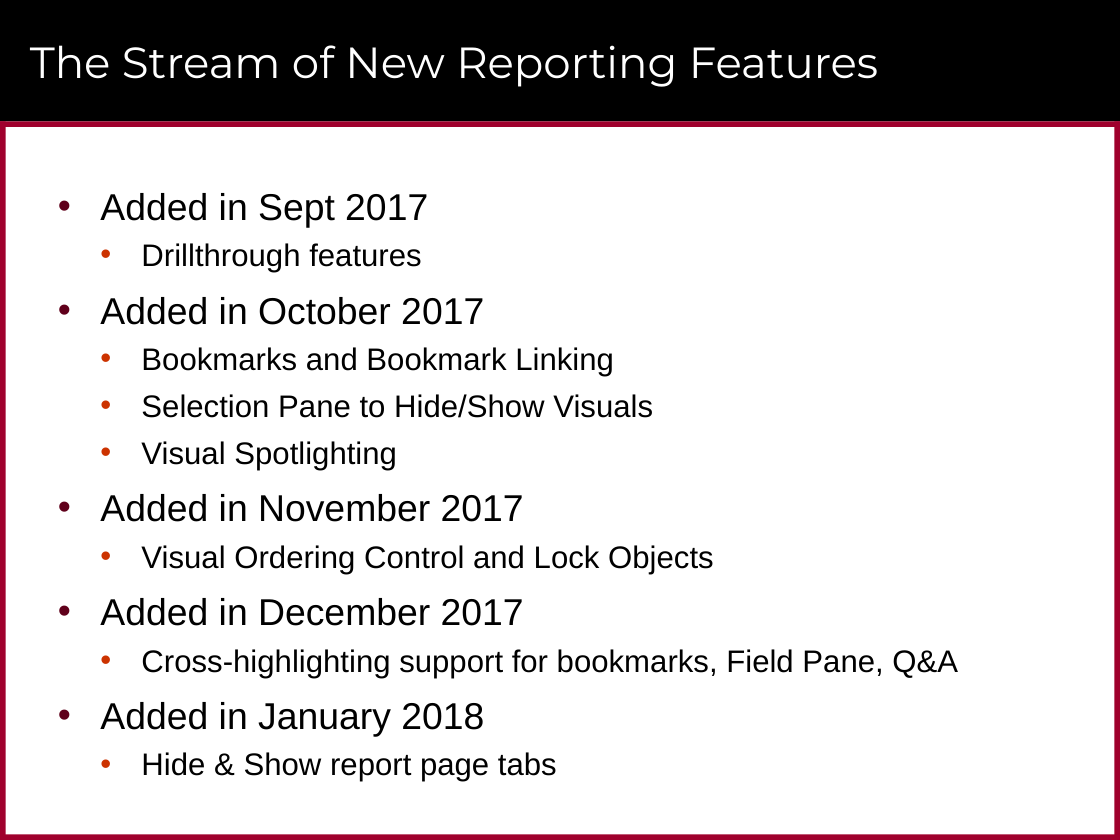
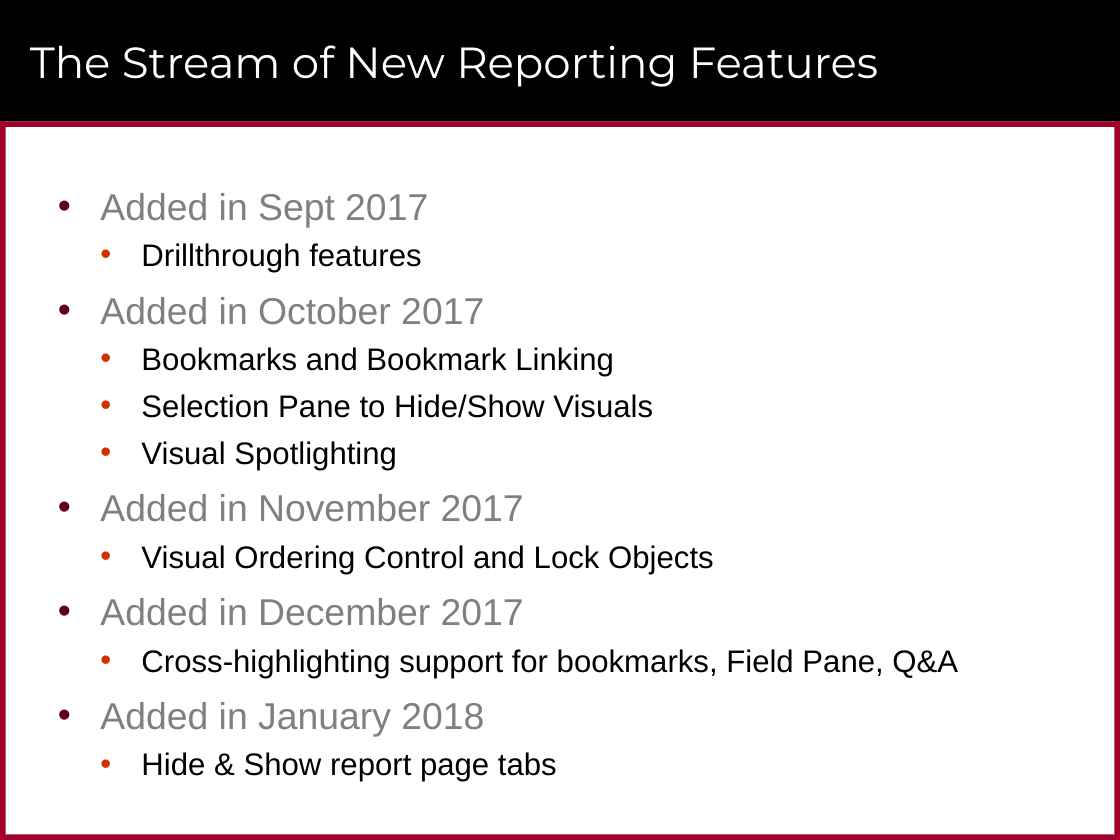
Before and after one commit to CriticalPathTraining/Bookmarks, a slide deck: slide 6 of Bookmarks.pptx (slide 4 before the commit). Drawn at 1120x840 pixels with LibreOffice and Linux fonts; fonts in the diff are those of the drawing; background and template pictures are left out. Boxes give left, top, right and bottom in pixels: in the first picture for what was removed or moved away, otherwise in the second. Text is boxed around its words. In the diff, an @@ line names an element or a change of style, - is before the commit and + after.

```diff
--- a/Bookmarks.pptx
+++ b/Bookmarks.pptx
@@ text at <box>100,193,524,737</box>: text colour #000000 to #808080 in "Added in Sept 2017", "Added in October 2017", "Added in November 2017", "Added in December 2017" and 1 more places @@
```
Also in this commit, not shown: 9 other slides changed, 11 slides added, 7 slides removed, 1 other file.
